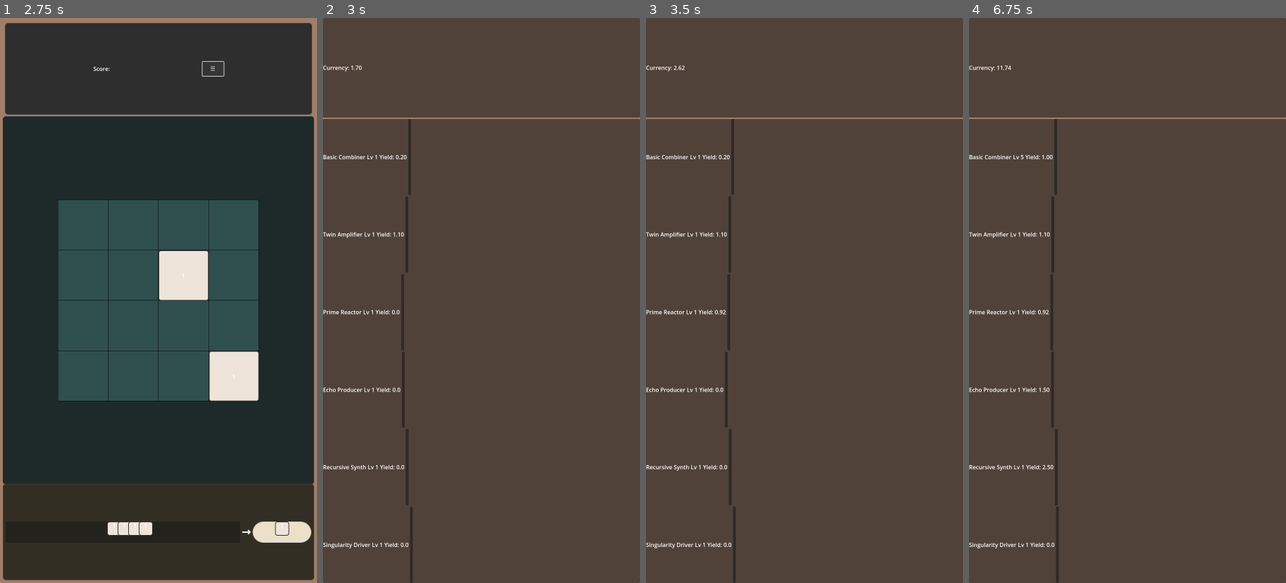
Above: before the commit, frames 1-4 (left to right).
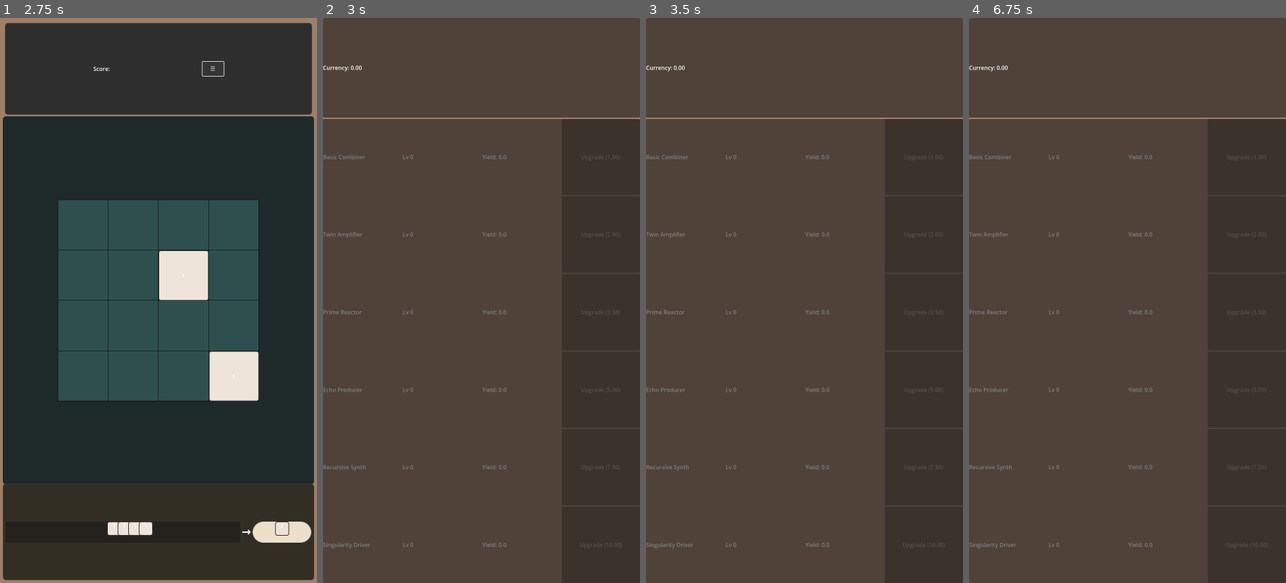
Above: after the commit, the same moments.

Repository: Griffinhale/2048_incremental_v.0.1
Game: Godot game, scene res://GameBoard.tscn
The game is run twice, just before and just after one commit, with the same random seed, the same clock (stepped at 60 frames per second) and the same inputs. The project has no main scene, so this scene is started directly.
Inputs (mouse positions are in pixels of both pictures, inside the frame that each line leads up to):
- Up to frame 1 (2.75 s): click "☰" at 0.5 s; click "☰" at 1.25 s; click "☰" at 2 s
- Up to frame 2 (3 s): tap Enter at 2.75 s; hold Q (swap_screen) from 2.78 s (still down)
- Up to frame 3 (3.5 s): keep holding Q (swap_screen)
- Up to frame 4 (6.75 s): release Q (swap_screen) at 3.5 s; click (1054, 159) at 3.52 s; click (1054, 159) at 4.27 s; click (1054, 159) at 5.02 s; tap Space at 5.75 s; tap Q (swap_screen) at 5.85 s; tap Enter at 6.5 s; hold Q (swap_screen) from 6.53 s (still down)

Frame 1 is identical in both runs. In frame 2, 1.5% of the frame differs, in the area x 0-58%, y 8-100%; in frame 3, 1.5%; in frame 4, 1.5%.

Commit message:
connected currency manager to idle game, generator activation, 2048 game stacking and conversion to idle currency, structure of GeneratorPanel changed to bring in generatorEntries programmatically. Added global stats tracker as well

Diff:
--- a/GameBoard.tscn
+++ b/GameBoard.tscn
@@ -1,8 +1,8 @@
 [gd_scene load_steps=11 format=3 uid="uid://bw04bwuopdtai"]
 
 [ext_resource type="Script" uid="uid://d0ww83e0cjjbr" path="res://game_ui_manager.gd" id="1_3fmbn"]
-[ext_resource type="Script" uid="uid://bi8itfklc4565" path="res://game_board.gd" id="1_u5pr3"]
 [ext_resource type="Script" uid="uid://ddhocvt6e08ll" path="res://board_canvas.gd" id="2_ocn0r"]
+[ext_resource type="Script" uid="uid://bi8itfklc4565" path="res://queue_display.gd" id="3_3fmbn"]
 [ext_resource type="PackedScene" uid="uid://cy5jlc4dsmjkb" path="res://GeneratorPanel.tscn" id="4_3fmbn"]
 
 [sub_resource type="StyleBoxFlat" id="StyleBoxFlat_ocn0r"]
@@ -123,7 +123,6 @@
 size_flags_horizontal = 3
 theme_override_constants/separation = 14
 alignment = 1
-script = ExtResource("1_u5pr3")
 metadata/_edit_use_anchors_ = true
 
 [node name="TopBarPanel" type="Panel" parent="GameMargins/GameBoard"]
@@ -208,6 +207,10 @@
 [node name="Restart" type="Button" parent="GameMargins/GameBoard/TopBarPanel/GameOverBox/Buttons"]
 layout_mode = 2
 text = "Play Again"
+
+[node name="ConvertAndStash" type="Button" parent="GameMargins/GameBoard/TopBarPanel/GameOverBox/Buttons"]
+layout_mode = 2
+text = "Convert & Stash"
 
 [node name="IdleScreenSwap" type="Button" parent="GameMargins/GameBoard/TopBarPanel/GameOverBox/Buttons"]
 layout_mode = 2
@@ -243,6 +246,7 @@
 layout_mode = 2
 size_flags_vertical = 3
 theme_override_styles/panel = SubResource("StyleBoxFlat_trxdi")
+script = ExtResource("3_3fmbn")
 
 [node name="QueueBar" type="HBoxContainer" parent="GameMargins/GameBoard/QueuePanel"]
 layout_mode = 1
@@ -292,3 +296,4 @@
 layout_mode = 2
 
 [connection signal="game_over" from="GameMargins/GameBoard/BoardPanel/BoardContainer/BoardCanvas" to="GameUIManager" method="_on_board_canvas_game_over"]
+[connection signal="visibility_changed" from="IdleMargins/GeneratorPanel" to="IdleMargins/GeneratorPanel" method="_on_visibility_changed"]
--- a/GeneratorEntry.tscn
+++ b/GeneratorEntry.tscn
@@ -3,15 +3,21 @@
 [node name="GeneratorEntry" type="HBoxContainer"]
 offset_right = 40.0
 offset_bottom = 40.0
+size_flags_horizontal = 3
+alignment = 1
 
 [node name="Label_ID" type="Label" parent="."]
 layout_mode = 2
+size_flags_horizontal = 3
 
 [node name="Label_Level" type="Label" parent="."]
 layout_mode = 2
+size_flags_horizontal = 3
 
 [node name="Label_LastYield" type="Label" parent="."]
 layout_mode = 2
+size_flags_horizontal = 3
 
 [node name="Button_LevelUp" type="Button" parent="."]
 layout_mode = 2
+size_flags_horizontal = 3
--- a/GeneratorPanel.tscn
+++ b/GeneratorPanel.tscn
@@ -1,7 +1,6 @@
-[gd_scene load_steps=3 format=3 uid="uid://cy5jlc4dsmjkb"]
+[gd_scene load_steps=2 format=3 uid="uid://cy5jlc4dsmjkb"]
 
 [ext_resource type="Script" uid="uid://cmrree35q08kr" path="res://generator_panel.gd" id="1_p2k8s"]
-[ext_resource type="PackedScene" uid="uid://bcroiv73v2c3j" path="res://GeneratorEntry.tscn" id="2_lw51p"]
 
 [node name="GeneratorPanel" type="Control"]
 layout_mode = 3
@@ -39,27 +38,3 @@
 layout_mode = 2
 size_flags_horizontal = 3
 size_flags_vertical = 3
-
-[node name="GeneratorEntry" parent="VBoxContainer/GeneratorContainer/ScrollContainer/GeneratorList" instance=ExtResource("2_lw51p")]
-layout_mode = 2
-size_flags_vertical = 3
-
-[node name="GeneratorEntry2" parent="VBoxContainer/GeneratorContainer/ScrollContainer/GeneratorList" instance=ExtResource("2_lw51p")]
-layout_mode = 2
-size_flags_vertical = 3
-
-[node name="GeneratorEntry3" parent="VBoxContainer/GeneratorContainer/ScrollContainer/GeneratorList" instance=ExtResource("2_lw51p")]
-layout_mode = 2
-size_flags_vertical = 3
-
-[node name="GeneratorEntry4" parent="VBoxContainer/GeneratorContainer/ScrollContainer/GeneratorList" instance=ExtResource("2_lw51p")]
-layout_mode = 2
-size_flags_vertical = 3
-
-[node name="GeneratorEntry5" parent="VBoxContainer/GeneratorContainer/ScrollContainer/GeneratorList" instance=ExtResource("2_lw51p")]
-layout_mode = 2
-size_flags_vertical = 3
-
-[node name="GeneratorEntry6" parent="VBoxContainer/GeneratorContainer/ScrollContainer/GeneratorList" instance=ExtResource("2_lw51p")]
-layout_mode = 2
-size_flags_vertical = 3
--- /dev/null
+++ b/StatsTracker.gd
@@ -0,0 +1,64 @@
+extends Node
+
+var total_games_played: int = 0
+var games_since_last_conversion: int = 0
+var all_game_stats: Array = []
+
+var last_conversion_amount: float = 0.0
+var last_converted_games: Array = []
+var total_stashed_value: float = 0.0  # Preview value of current stash
+
+var seen_tiles := {}  # Set of tile values observed this prestige
+
+func mark_tile_seen(value: int):
+	seen_tiles[value] = true
+
+func reset_seen_tiles():
+	seen_tiles.clear()
+
+func has_seen_tile(value: int) -> bool:
+	return seen_tiles.has(value)
+
+# Track how many tiles of each value were spawned globally
+var tile_spawn_counts := {}
+
+func record_game(stats: GameStats):
+	total_games_played += 1
+	games_since_last_conversion += 1
+	all_game_stats.append(stats)
+	total_stashed_value += _convert_score_to_currency(stats)
+
+func reset_stash():
+	games_since_last_conversion = 0
+
+func track_tile_spawn(value: int):
+	tile_spawn_counts[value] = tile_spawn_counts.get(value, 0) + 1
+
+func convert_all_stashed_games() -> float:
+	var total_earned := 0.0
+	var converted_games := all_game_stats.duplicate()  # Keep original stats for review
+
+	for stats in all_game_stats:
+		var earned = _convert_score_to_currency(stats)
+		total_earned += earned
+
+	# Track last conversion info
+	last_converted_games = converted_games
+	last_conversion_amount = total_earned
+
+	# Add to CurrencyManager
+	CurrencyManager.add_currency(total_earned)
+
+	# Reset stash
+	all_game_stats.clear()
+	games_since_last_conversion = 0
+	total_stashed_value = 0.0
+
+	print("Converted %d games. Total earned: %.2f" % [converted_games.size(), total_earned])
+	return total_earned
+
+func _convert_score_to_currency(stats: GameStats) -> float:
+	var base = stats.score * 0.01 + stats.moves * 0.05
+	var bonus = stats.merge_efficiency * 5.0 + stats.combo_peak * 0.02
+	var duration_bonus = stats.duration / 60.0  # 1 coin per minute
+	return base + bonus + duration_bonus
--- a/board_canvas.gd
+++ b/board_canvas.gd
@@ -13,12 +13,21 @@
 var tile_grid := []
 var game_over_screen: Node = null
 var move_count := 0
-var current_score := 0  # Optional; you can update this later via merge logic
+var game_start_time: float = 0.0
+var merge_count: int = 0
+var peak_combo_score: int = 0
+
+
+var current_score := 0:
+	set(value):
+		current_score = value
+		emit_signal("score_changed", value)
 
 # === Signals ===
 signal tile_merged(value: int)
 signal queue_updated(queue: Array)
-signal game_over(score: int, moves: int)
+signal game_over(stats: GameStats)
+signal score_changed(new_score: int)
 
 # === Tile spawner instance ===
 @onready var spawner = preload("res://Spawner.gd").new()
@@ -48,6 +57,7 @@
 	var tile = TILE_SCENE.instantiate()
 	tile.value = value
 	add_child(tile)
+	StatsTracker.mark_tile_seen(value)
 
 	var grid_pos = Vector2i(pos)
 	var tile_size = cell_size
@@ -168,9 +178,12 @@
 					next_tile.value *= 2
 					var merged_value = next_tile.value
 					next_tile.visited = true
+					merge_count += 1
+					current_score += merged_value
+					if merge_count > peak_combo_score:
+						peak_combo_score = merge_count
 					tile.queue_free()
 					tile_grid[pos.y][pos.x] = null
-					tile_merged.emit(merged_value)
 					moved = true
 					break
 				else:
@@ -227,7 +240,25 @@
 
 # === Trigger switch to game over view ===
 func trigger_game_over():
-	emit_signal("game_over", current_score, move_count)
+	var duration = Time.get_ticks_msec() / 1000.0 - game_start_time
+	var stats = GameStats.new()
+	stats.score = current_score
+	stats.moves = move_count
+	stats.duration = duration
+	stats.max_tile = get_highest_tile_value()
+	stats.merges = merge_count
+	stats.combo_peak = peak_combo_score
+	stats.merge_efficiency = merge_count / float(move_count)
+	emit_signal("game_over", stats)
+	# Optionally: calculate empty cell ratio
+	#var empty_count = 0
+	#for row in tile_grid:
+		#for tile in row:
+			#if tile == null:
+				#empty_count += 1
+	#stats.empty_cell_ratio = float(empty_count) / (ROWS * COLS)
+
+
 
 
 	#game_over_screen = GAME_OVER_SCENE.instantiate()
@@ -266,6 +297,7 @@
 func _ready():
 	connect("resized", Callable(self, "calculate_board_geometry"))
 	calculate_board_geometry()
+	game_start_time = Time.get_ticks_msec() / 1000.0
 	get_tree().get_root().size_changed.connect(resize)
 
 	# Initialize empty grid with nulls
--- /dev/null
+++ b/game_stats.gd
@@ -0,0 +1,11 @@
+extends Resource
+class_name GameStats
+
+var score: int = 0
+var moves: int = 0
+var duration: float = 0.0
+var max_tile: int = 0
+var merges: int = 0
+var merge_efficiency: float = 0.0
+var combo_peak: int = 0
+var empty_cell_ratio: float = 0.0
--- a/game_ui_manager.gd
+++ b/game_ui_manager.gd
@@ -15,11 +15,13 @@
 @onready var idle_margins := $"../IdleMargins"
 @onready var to_idle_button := $"../GameMargins/GameBoard/TopBarPanel/GameOverBox/Buttons/IdleScreenSwap"
 @onready var play_again_button := $"../GameMargins/GameBoard/TopBarPanel/GameOverBox/Buttons/Restart"
+@onready var convert_and_stash := $"../GameMargins/GameBoard/TopBarPanel/GameOverBox/Buttons/ConvertAndStash"
 @onready var top_bar_panel := $"../GameMargins/GameBoard/TopBarPanel"
+@onready var score_label := $"../GameMargins/GameBoard/TopBarPanel/TopBar/ScoreValue"
 @onready var board_panel := $"../GameMargins/GameBoard/BoardPanel"
 @onready var queue_panel := $"../GameMargins/GameBoard/QueuePanel"
 @onready var board_canvas := $"../GameMargins/GameBoard/BoardPanel/BoardContainer/BoardCanvas"
-
+@onready var current_score: int = 0
 
 func _ready():
 	show_game_screen()
@@ -28,8 +30,24 @@
 	print("Restart Mouse Filter:", play_again_button.mouse_filter)
 
 	to_idle_button.pressed.connect(show_idle_screen)
-	board_canvas.game_over.connect(_on_board_canvas_game_over)
+	if not board_canvas.is_connected("game_over", _on_board_canvas_game_over):
+		board_canvas.game_over.connect(_on_board_canvas_game_over)
+	board_canvas.score_changed.connect(_on_current_score_changed)
 	play_again_button.pressed.connect(_on_play_again_pressed)
+	convert_and_stash.pressed.connect(_on_convert_stash_pressed)
+
+func _on_convert_stash_pressed():
+	var earned := StatsTracker.convert_all_stashed_games()
+	print("Conversion complete.")
+	top_bar_panel.get_node("GameOverBox/Label").text = "Conversion Complete."
+	top_bar_panel.get_node("GameOverBox/Scores/MovesLabel").text = "Moves: 0"
+	top_bar_panel.get_node("GameOverBox/Scores/ScoreLabel").text = "Score: 0"
+	convert_and_stash.disabled = true
+
+
+func _on_current_score_changed(value: int):
+	current_score = value
+	score_label.text = str(current_score)
 
 func _input(event):
 	if event.is_action_pressed("swap_screen"):
@@ -45,6 +63,7 @@
 	game_board.visible = false
 	idle_margins.visible = true
 	idle_panel.visible = true
+	idle_panel.update_level_up_buttons()
 	current_screen = Screen.IDLE
 
 func swap_screen():
@@ -57,19 +76,18 @@
 	reset_to_gameplay()
 	board_canvas.reset_board()
 
-func show_game_over(score: int, moves: int):
+func show_game_over(stats: GameStats):
 	current_ui_state = "game_over"
 	emit_signal("ui_state_changed", current_ui_state)
+	convert_and_stash.disabled = false
 	print("Idle Panel Visible:", idle_panel.visible)
 
 	top_bar_panel.get_node("GameOverBox").visible = true
-	top_bar_panel.get_node("GameOverBox/Scores/ScoreLabel").text = "Score: %d" % score
-	top_bar_panel.get_node("GameOverBox/Scores/MovesLabel").text = "Moves: %d" % moves
+	top_bar_panel.get_node("GameOverBox/Scores/ScoreLabel").text = "Score: %d" % stats.score
+	top_bar_panel.get_node("GameOverBox/Scores/MovesLabel").text = "Moves: %d" % stats.moves
 
-	var earned_currency = convert_score_to_currency(score, moves)
-	CurrencyManager.add_currency(earned_currency)
-	print("Gained %.2f currency from game session" % earned_currency)
-
+	StatsTracker.record_game(stats)
+	print("Games stacked: %d" % StatsTracker.games_since_last_conversion)
 	var tween := get_tree().create_tween()
 	tween.tween_property(top_bar_panel, "custom_minimum_size:y", 300, 0.3).set_trans(Tween.TRANS_SINE).set_ease(Tween.EASE_OUT)
 	board_panel.mouse_filter = Control.MOUSE_FILTER_IGNORE
@@ -97,8 +115,5 @@
 	current_ui_state = screen_name
 	emit_signal("ui_state_changed", current_ui_state)
 
-func convert_score_to_currency(score: int, moves: int) -> float:
-	return score * 0.01 + moves * 0.05
-
-func _on_board_canvas_game_over(score: int, moves: int) -> void:
-	show_game_over(score, moves)
+func _on_board_canvas_game_over(stats: GameStats) -> void:
+	show_game_over(stats)
--- a/generator_manager.gd
+++ b/generator_manager.gd
@@ -6,7 +6,6 @@
 var generators := []
 var timers := {}
 
-@onready var currency_manager := get_node("/root/CurrencyManager")
 @onready var upgrade_manager := get_node_or_null("/root/UpgradeManager")
 
 func _ready():
@@ -15,15 +14,59 @@
 
 func load_generators():
 	# In a real setup this would come from a JSON file.
+	# Add fields for if generator is active, level up cost, and cost growth
 	# For now, define directly:
 	generators = [
-		{"id": "gen_0", "label": "Basic Combiner", "tile_targets": [0, 1], "level": 1, "base_yield": 0.2, "growth_curve": "linear", "growth_factor": 1.0, "interval_seconds": 1.0, "multiplier": 1.0},
-		{"id": "gen_1", "label": "Twin Amplifier", "tile_targets": [2, 3], "level": 1, "base_yield": 1.0, "growth_curve": "exponential", "growth_factor": 1.1, "interval_seconds": 2.0, "multiplier": 1.0},
-		{"id": "gen_2", "label": "Prime Reactor", "tile_targets": [5, 7], "level": 1, "base_yield": 0.8, "growth_curve": "exponential", "growth_factor": 1.15, "interval_seconds": 3.0, "multiplier": 1.0},
-		{"id": "gen_3", "label": "Echo Producer", "tile_targets": [9, 6], "level": 1, "base_yield": 1.5, "growth_curve": "linear", "growth_factor": 1.5, "interval_seconds": 4.0, "multiplier": 1.0},
-		{"id": "gen_4", "label": "Recursive Synth", "tile_targets": [10, 4], "level": 1, "base_yield": 2.0, "growth_curve": "exponential", "growth_factor": 1.25, "interval_seconds": 6.0, "multiplier": 1.0},
-		{"id": "gen_5", "label": "Singularity Driver", "tile_targets": [8, 11], "level": 1, "base_yield": 3.5, "growth_curve": "linear", "growth_factor": 2.0, "interval_seconds": 10.0, "multiplier": 1.0}
-	]
+	{
+		"id": "gen_0", "label": "Basic Combiner",
+		"tile_targets": [0, 1], "level": 0, "base_yield": 0.2,
+		"growth_curve": "linear", "growth_factor": 1.0,
+		"interval_seconds": 1.0, "multiplier": 1.0,
+		"level_cost": 1.0, "cost_growth": 1.12,
+		"active": false
+	},
+	{
+		"id": "gen_1", "label": "Twin Amplifier",
+		"tile_targets": [2, 3], "level": 0, "base_yield": 1.0,
+		"growth_curve": "exponential", "growth_factor": 1.1,
+		"interval_seconds": 2.0, "multiplier": 1.0,
+		"level_cost": 2.0, "cost_growth": 1.15,
+		"active": false
+	},
+	{
+		"id": "gen_2", "label": "Prime Reactor",
+		"tile_targets": [5, 7], "level": 0, "base_yield": 0.8,
+		"growth_curve": "exponential", "growth_factor": 1.15,
+		"interval_seconds": 3.0, "multiplier": 1.0,
+		"level_cost": 3.5, "cost_growth": 1.18,
+		"active": false
+	},
+	{
+		"id": "gen_3", "label": "Echo Producer",
+		"tile_targets": [9, 6], "level": 0, "base_yield": 1.5,
+		"growth_curve": "linear", "growth_factor": 1.5,
+		"interval_seconds": 4.0, "multiplier": 1.0,
+		"level_cost": 5.0, "cost_growth": 1.2,
+		"active": false
+	},
+	{
+		"id": "gen_4", "label": "Recursive Synth",
+		"tile_targets": [10, 4], "level": 0, "base_yield": 2.0,
+		"growth_curve": "exponential", "growth_factor": 1.25,
+		"interval_seconds": 6.0, "multiplier": 1.0,
+		"level_cost": 7.5, "cost_growth": 1.22,
+		"active": false
+	},
+	{
+		"id": "gen_5", "label": "Singularity Driver",
+		"tile_targets": [8, 11], "level": 0, "base_yield": 3.5,
+		"growth_curve": "linear", "growth_factor": 2.0,
+		"interval_seconds": 10.0, "multiplier": 1.0,
+		"level_cost": 10.0, "cost_growth": 1.25,
+		"active": false
+	}
+]
+
 
 func start_all_generators():
 	for gen_data in generators:
@@ -36,13 +79,27 @@
 		add_child(timer)
 		timers[gen_data["id"]] = timer
 
+func is_generator_unlocked(gen: Dictionary) -> bool:
+	if gen.get("active", false):
+		return true
+
+	for tile in gen.get("tile_targets", []):
+		if not StatsTracker.has_seen_tile(tile):
+			return false
+
+	gen["active"] = true  # Activate permanently for this prestige
+	return true
+
 func _on_generator_tick(generator_id: String):
 	var gen = get_generator_by_id(generator_id)
 	if not gen:
 		return
 
+	if not is_generator_unlocked(gen):
+		return
+
 	var yield_curr = calculate_yield(gen)
-	currency_manager.add_currency(yield_curr)
+	CurrencyManager.add_currency(yield_curr)
 	emit_signal("generator_updated", generator_id, yield_curr)
 
 func calculate_yield(gen: Dictionary) -> float:
@@ -50,6 +107,8 @@
 	var base = gen["base_yield"]
 	var growth = gen["growth_factor"]
 	var mult = gen.get("multiplier", 1.0)
+	var tile_gap = abs(gen["tile_targets"][0] - gen["tile_targets"][1])
+	var spread_bonus = 1.0 + (tile_gap / 10.0)  # Tunable formula
 
 	match gen["growth_curve"]:
 		"exponential":
@@ -60,7 +119,8 @@
 	if upgrade_manager:
 		mult *= upgrade_manager.get_generator_multiplier(gen["id"])
 
-	return base * mult
+	var curr_yield = base * mult * spread_bonus
+	return curr_yield
 
 func get_generator_by_id(id: String) -> Dictionary:
 	for g in generators:
@@ -71,4 +131,29 @@
 func level_up_generator(id: String):
 	var gen = get_generator_by_id(id)
 	if gen:
-		gen["level"] += 1
+		var cost = gen.get("level_cost", 1.0)
+		if CurrencyManager.spend_currency(cost):
+			gen["level"] += 1
+			gen["level_cost"] *= gen.get("cost_growth", 1.15)
+			if gen["level"] == 1:
+				gen["active"] = true
+		else:
+			print("Not enough currency to level up %s (cost: %.2f)" % [id, cost])
+
+func is_generator_active(id: String) -> bool:
+	var gen = get_generator_by_id(id)
+	return gen.get("active", false)
+
+func refresh_generator_activation():
+	for gen in generators:
+		if gen.get("active", false):
+			continue
+
+		var unlocked = true
+		for tile in gen.get("tile_targets", []):
+			if not StatsTracker.has_seen_tile(tile):
+				unlocked = false
+				break
+
+		if unlocked:
+			gen["active"] = true
--- a/generator_panel.gd
+++ b/generator_panel.gd
@@ -10,29 +10,69 @@
 	var entry = generator_list.get_node_or_null(gen_id)
 	if entry:
 		entry.get_node("Label_LastYield").text = "Yield: %.2f" % yield_val
-	currency_label.text = "Currency: %.2f" % CurrencyManager.get_currency()
 
 func _ready():
 	populate_generators()
 	GeneratorManager.generator_updated.connect(_on_generator_updated)
+	CurrencyManager.currency_changed.connect(_on_currency_changed)
+	_on_currency_changed(CurrencyManager.get_currency())
+
+func _on_currency_changed(new_value: float):
+	currency_label.text = "Currency: %.2f" % new_value
+	update_level_up_buttons()
 
 func populate_generators():
-	var entries := generator_list.get_children()
+	for child in generator_list.get_children():
+		child.queue_free()
+
 	var gens := GeneratorManager.generators
 
-	for i in range(min(entries.size(), gens.size())):
-		var entry = entries[i]
-		var gen = gens[i]
-
+	for gen in gens:
+		var entry = GENERATOR_ENTRY_SCENE.instantiate()
 		entry.name = gen["id"]
 		entry.get_node("Label_ID").text = gen["label"]
 		entry.get_node("Label_Level").text = "Lv " + str(gen["level"])
 		entry.get_node("Label_LastYield").text = "Yield: 0.0"
 
 		var button = entry.get_node("Button_LevelUp")
+		button.text = "Upgrade (%.2f)" % gen.get("level_cost", 1.0)
 		button.pressed.connect(_on_level_up_pressed.bind(gen["id"], entry))
+		entry.size_flags_vertical = SIZE_EXPAND_FILL
+		generator_list.add_child(entry)
+
+
 
 func _on_level_up_pressed(gen_id: String, entry: Node):
 	GeneratorManager.level_up_generator(gen_id)
 	var gen = GeneratorManager.get_generator_by_id(gen_id)
 	entry.get_node("Label_Level").text = "Lv " + str(gen["level"])
+	entry.get_node("Button_LevelUp").text = "Upgrade (%.2f)" % gen.get("level_cost", 1.0)
+	update_level_up_buttons()
+
+func update_level_up_buttons():
+	var currency = CurrencyManager.get_currency()
+	if !generator_list:
+		return
+
+	for entry in generator_list.get_children():
+		var gen_id = entry.name
+		var gen = GeneratorManager.get_generator_by_id(gen_id)
+		if not gen:
+			continue
+
+		var button = entry.get_node("Button_LevelUp")
+		button.text = "Upgrade (%.2f)" % gen.get("level_cost", 1.0)
+
+		if currency > gen.get("level_cost"):
+			entry.modulate = Color(1, 1, 1, 1)
+			button.disabled = currency < gen.get("level_cost", 1.0)
+		else:
+			entry.modulate = Color(0.5, 0.5, 0.5, 1)
+			button.disabled = true
+
+
+
+
+func _on_visibility_changed() -> void:
+	GeneratorManager.refresh_generator_activation()
+	update_level_up_buttons()
--- a/project.godot
+++ b/project.godot
@@ -18,6 +18,7 @@
 
 GeneratorManager="*res://generator_manager.gd"
 CurrencyManager="*res://currency_manager.gd"
+StatsTracker="*res://StatsTracker.gd"
 
 [display]
 
--- a/game_board.gd
+++ b/queue_display.gd
@@ -1,22 +1,14 @@
-extends VBoxContainer
+extends Panel
 
-@onready var board_canvas: Control = $BoardPanel/BoardContainer/BoardCanvas
-@onready var score_label: Label = $TopBarPanel/TopBar/ScoreValue
-@onready var queue_tiles: HBoxContainer = $QueuePanel/QueueBar/OnDeckTilesBackground/QueueTiles
-@onready var next_tile_container: Control = $QueuePanel/QueueBar/NextTileBackground
+@onready var board_canvas: Control = $"../BoardPanel/BoardContainer/BoardCanvas"
+@onready var queue_tiles: HBoxContainer = $QueueBar/OnDeckTilesBackground/QueueTiles
+@onready var next_tile_container: Control = $QueueBar/NextTileBackground
 
-var score := 0:
-	set(value):
-		score = value
-		score_label.text = str(score)
 
 func _ready():
 	board_canvas.queue_updated.connect(_on_queue_updated)
-	board_canvas.tile_merged.connect(_on_tile_merged)
 	update_queue_display()
 
-func _on_tile_merged(value: int) -> void:
-	score += value
 
 func _on_queue_updated(queue: Array):
 	update_queue_display()
Not shown, added: StatsTracker.gd.uid
Not shown, added: game_stats.gd.uid
Renamed: game_board.gd.uid -> queue_display.gd.uid
